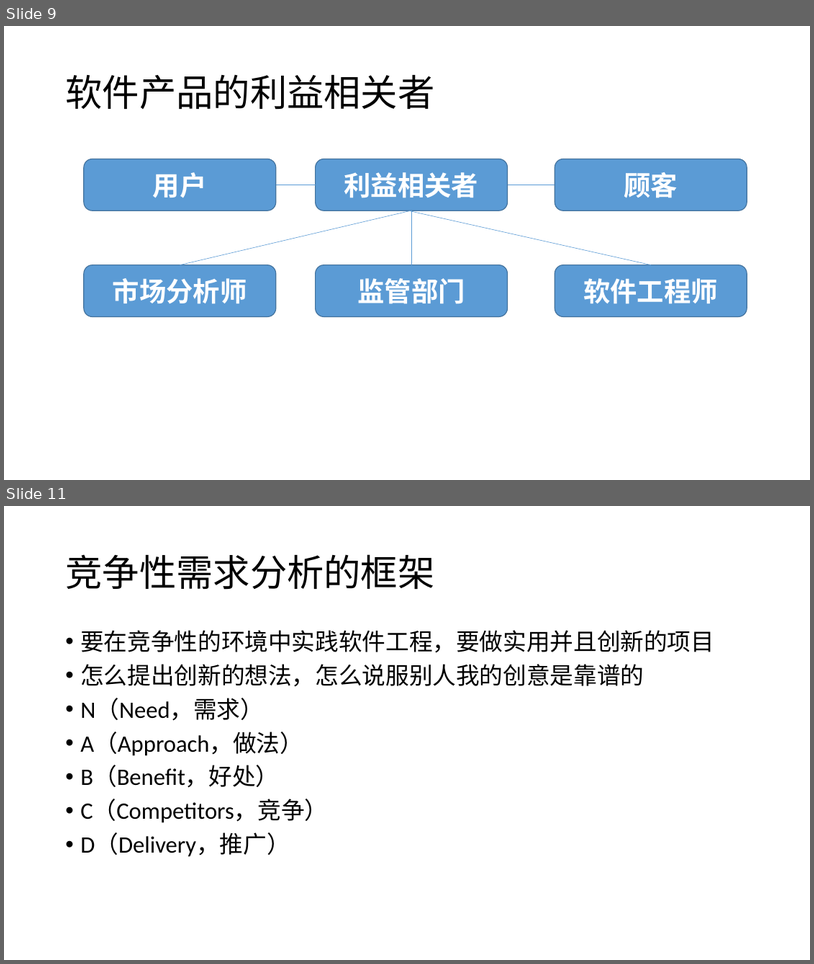
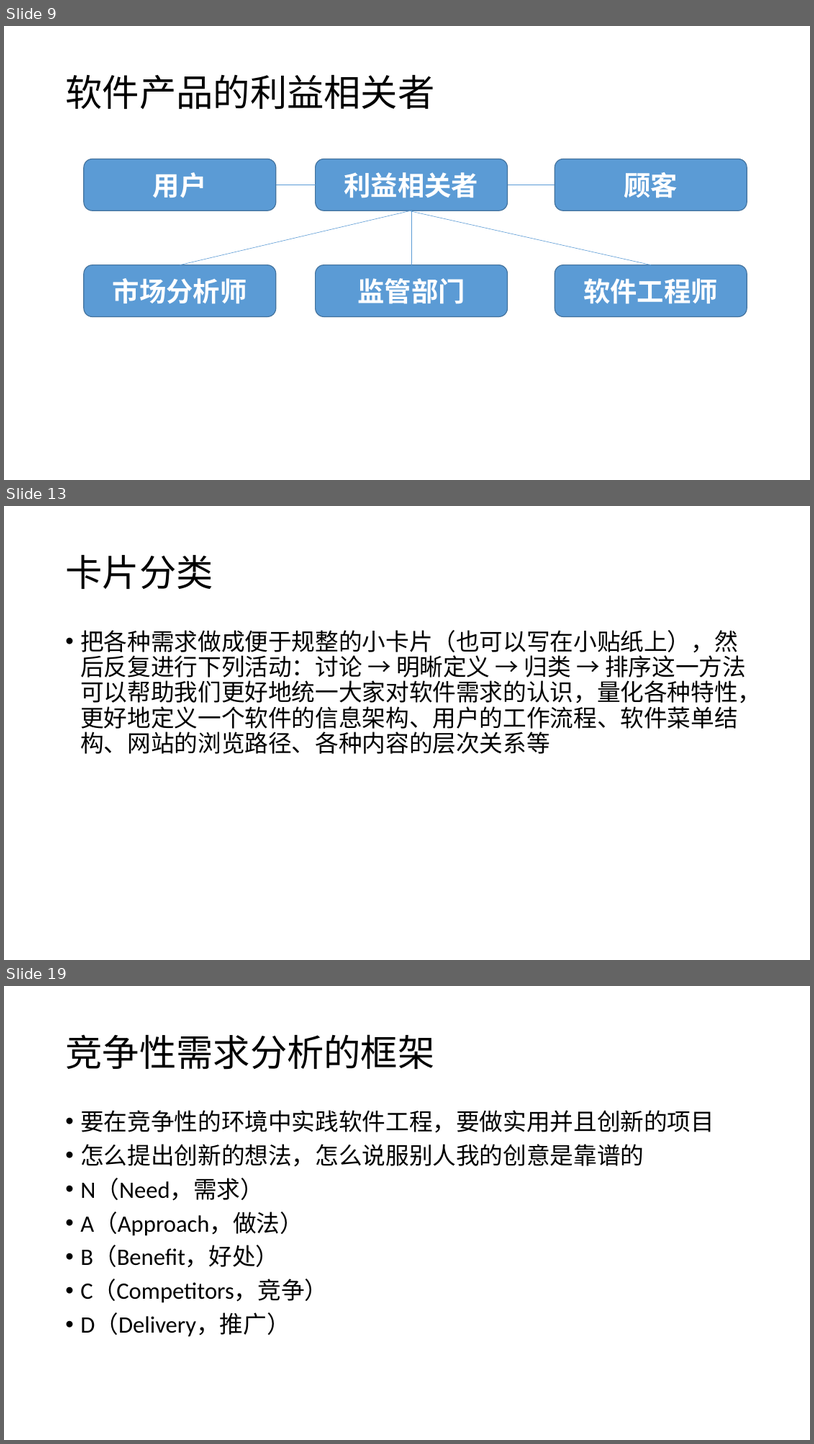
Before and after one commit to fzp1993/fzp19930803, a slide deck: 第八章.pptx. Shown one above the other, each under a label of ours: slides 9 and 11 before the commit, slides 9, 13 and 19 after it; the slides between them are not shown. The pictures are 814x964 and 814x1444 pixels, drawn with LibreOffice and Linux fonts; fonts in the diff are those of the drawing. Boxes give left, top, right and bottom in pixels: in the first picture for what was removed or moved away, otherwise in the second. Text is boxed around its words. In the diff, an @@ line names an element or a change of style, - is before the commit and + after.

```diff
--- a/第八章.pptx
+++ b/第八章.pptx
@@ slide 13 added at [4,506,810,960], background #FFFFFF @@
@@ title added at [65,555,213,589], 44 pt, text #000000 @@
+卡片分类
@@ text added at [80,630,761,754], 28 pt, text #000000 @@
+• 把各种需求做成便于规整的小卡片（也可以写在小贴纸上），然后反复进行下列活动：讨论 → 明晰定义 → 归类 → 排序这一方法可以帮助我们更好地统一大家对软件需求的认识，量化各种特性，更好地定义一个软件的信息架构、用户的工作流程、软件菜单结构、网站的浏览路径、各种内容的层次关系等
@@ what was slide 11 is now slide 19 @@
```
Also in this commit, not shown: 1 slide changed, 11 other slides added.
